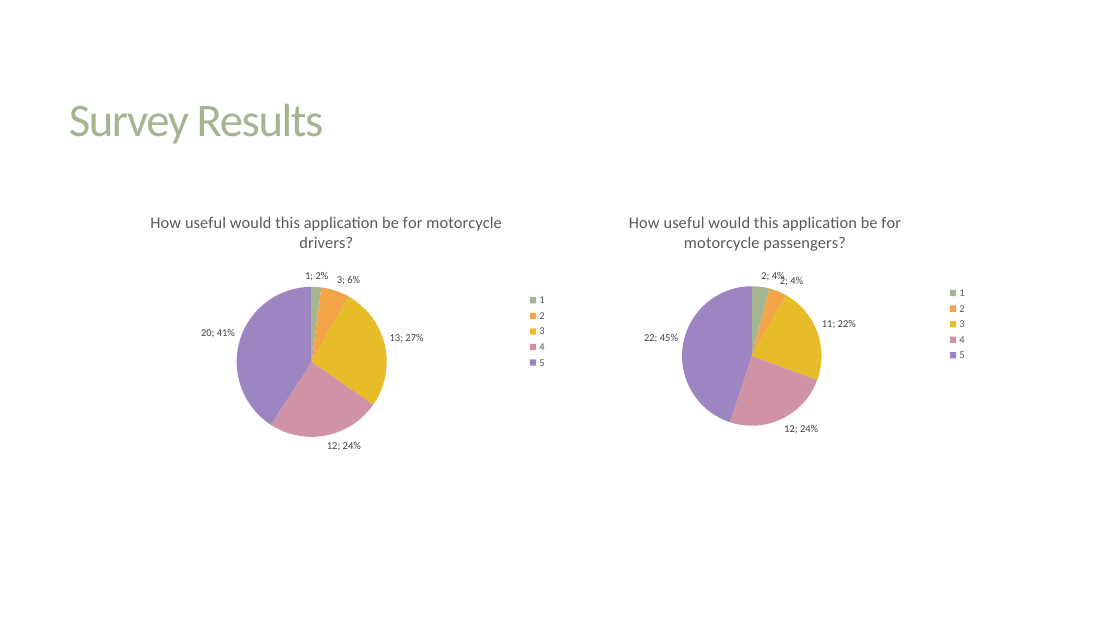
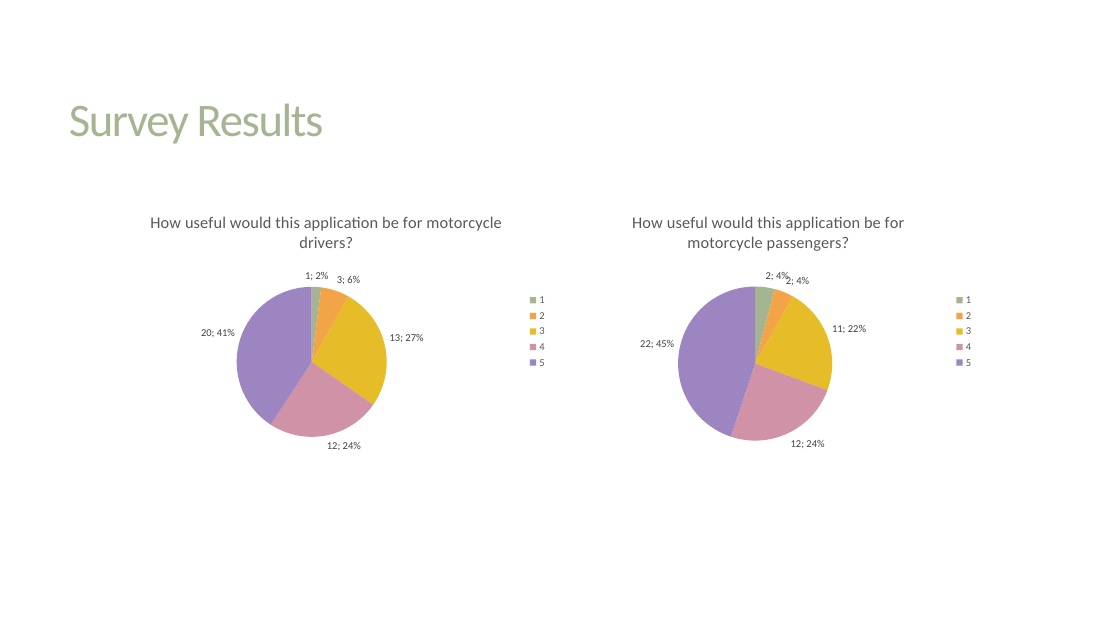
Before and after one commit to Talatsu92/Thesis, a slide deck: slide 27 of Documents/Thesis Defense.pptx. Drawn at 1120x630 pixels with LibreOffice and Linux fonts; fonts in the diff are those of the drawing. Boxes give left, top, right and bottom in pixels: in the first picture for what was removed or moved away, otherwise in the second. Text is boxed around its words. In the diff, an @@ line names an element or a change of style, - is before the commit and + after.

```diff
--- a/Documents/Thesis Defense.pptx
+++ b/Documents/Thesis Defense.pptx
@@ pie chart: place and size @@
-pie chart at <box>555,198,975,450</box>
+pie chart at <box>555,198,982,465</box>
```
Also in this commit, not shown: 5 other slides changed, 2 slides added, 1 slide removed, 11 other files.
